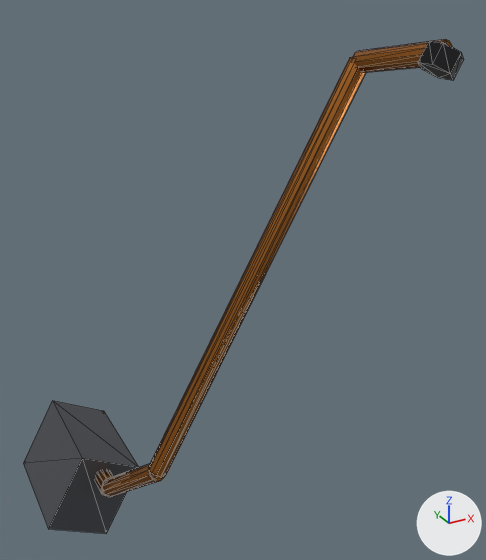
The glTF model models/site/earthing_ok.glb: old version first, new version second.
Before and after are seen from a 50 mm lens placed at (-2.126, -0.824, -2.83), pointed at (-1.784, -0.203, -3.141). Every picture has the same lights, and +X, +Y and +Z are marked at lower right. The first picture is the older version. Mesh edges are drawn as thin lines. Vertices at exactly the same position are counted once.

In view in the first picture: 'earthing_ok'.
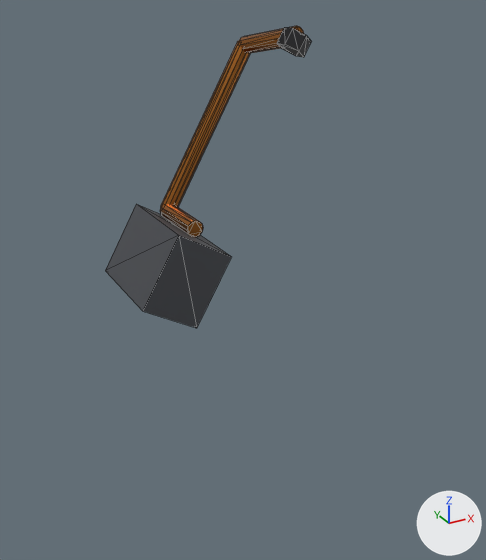
Pixel boxes (x1, y1, x2, y2) of what changed, in the pictures (486 x 560 px; the box of a moved part takes in the faces that stretch with it):
'earthing_ok', reshaped, moved (53% narrower, 39% shorter)
    before: (23, 39, 464, 534)
    after: (105, 26, 312, 328)
part 1 of me_cube_008, moved or reshaped
    before: (23, 401, 139, 534)
    after: (105, 204, 231, 328)
part 2 of me_cube_008, moved or reshaped
    before: (418, 41, 464, 81)
    after: (277, 27, 312, 57)
part 3 of me_cube_008, moved or reshaped
    before: (352, 39, 453, 73)
    after: (239, 26, 304, 53)
part 4 of me_cube_008, added (orange)
    after: (160, 204, 203, 237)
part 5 of me_cube_008, added (orange)
    after: (160, 41, 250, 207)
part 6 of me_cube_008, deleted (orange)
    before: (101, 464, 164, 497)
part 7 of me_cube_008, deleted
    before: (149, 57, 366, 477)
part 8 of me_cube_008, deleted (mostly hidden)
    before: (95, 471, 113, 495)

Edits to the bpy script that builds the scene:
```text
Change me_cube_008:
    used by ob_earthing_ok; location = (0.0, -0.09, 0.0)
    remove me_cube_008.from_pydata(...)  # 116 vertices, 208 faces; spans x -2.03..-1.651, y -0.288..0.07, z -3.475..-2.875
    add me_cube_008.from_pydata(...)  # 92 vertices, 164 faces; spans x -1.885..-1.651, y -0.07..0.07, z -3.224..-2.875
    me_cube_008 part 1: the loose piece of 8 vertices spanning x -2.03..-1.91, y -0.07..0.07, z -3.475..-3.349 is moved by (0.145, 0.0, 0.251)
    me_cube_008 part 2: the loose piece of 12 vertices spanning x -1.688..-1.651, y -0.288..-0.252, z -2.909..-2.876 is moved by (0.0, 0.22, 0.0)
    me_cube_008 part 3: the loose piece of 24 vertices spanning x -1.687..-1.655, y -0.272..-0.16, z -2.914..-2.875 is moved by (0.0, 0.22, 0.0)
    me_cube_008 part 4: a new loose piece, a 12-sided cylinder along y spanning x -1.806..-1.784, y -0.03..0.058, z -3.12..-3.098, in mat_copper (orange #b87333)
    me_cube_008 part 5: a new loose piece of 24 vertices spanning x -1.805..-1.666, y 0.047..0.069, z -3.115..-2.897, in mat_copper (orange #b87333)
    me_cube_008 part 6: the loose piece of 24 vertices spanning x -1.966..-1.91, y -0.17..-0.082, z -3.396..-3.317 is deleted
    me_cube_008 part 7: the loose piece of 24 vertices spanning x -1.93..-1.666, y -0.173..-0.151, z -3.331..-2.897 is deleted
    me_cube_008 part 8: the loose piece of 24 vertices spanning x -1.967..-1.945, y -0.09..-0.03, z -3.399..-3.377 is deleted
Change ob_earthing_ok:
    ob_earthing_ok.location: (0.0, -0.09, 0.0) -> (0.0, -0.07, 0.0)
```
